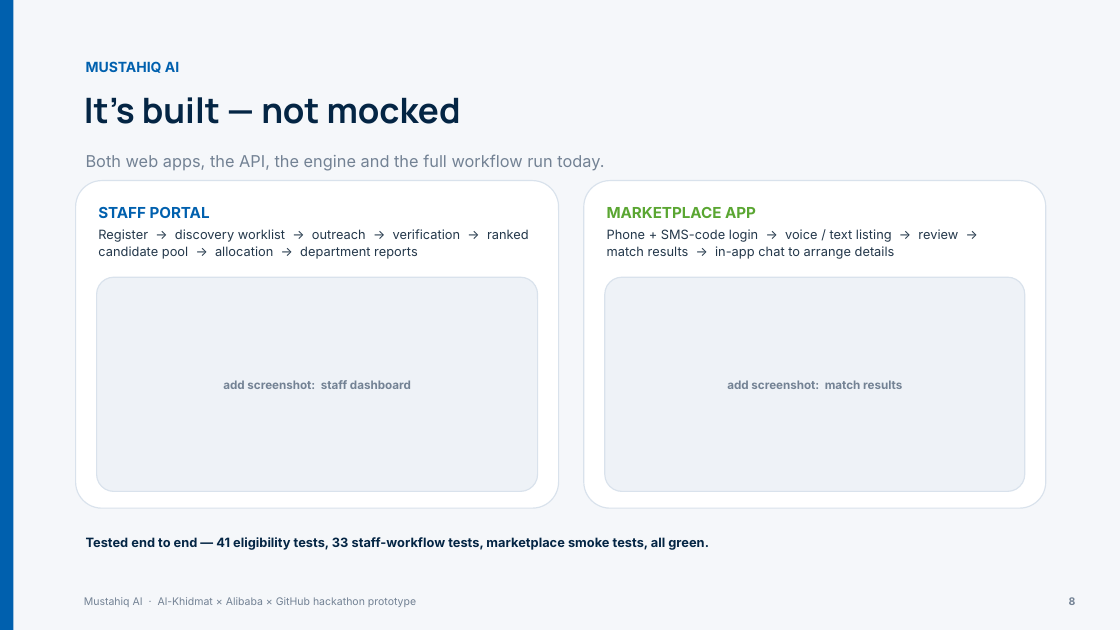
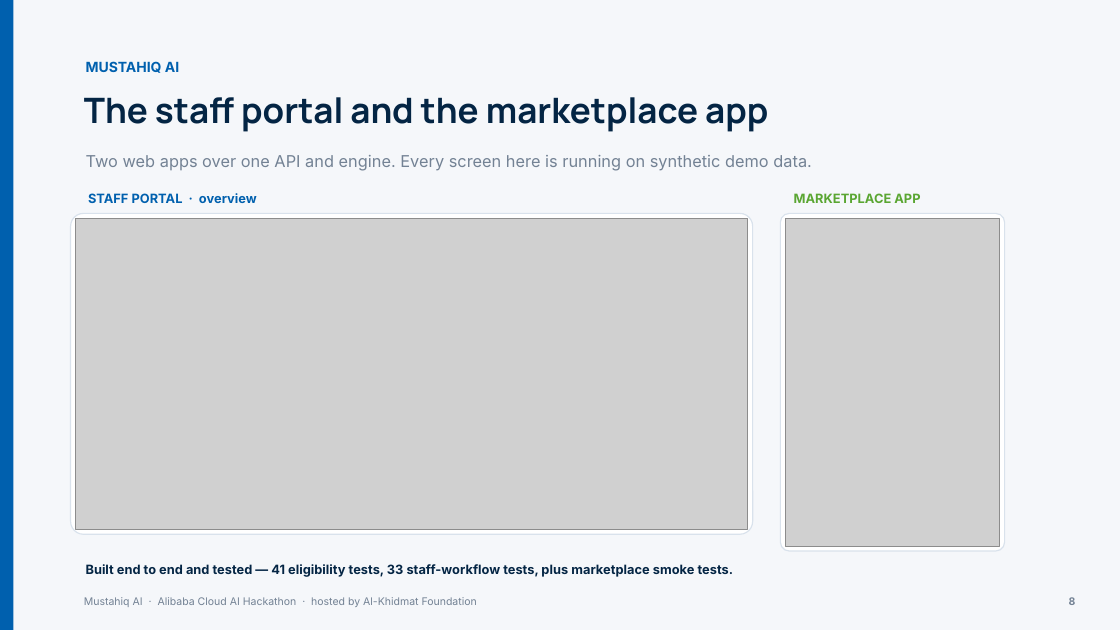
Before and after one commit to zobiahussain/mustahiq-ai, a slide deck: slide 8 of submission/Mustahiq_AI_Presentation.pptx. Drawn at 1120x630 pixels with LibreOffice and Linux fonts; fonts in the diff are those of the drawing; grey boxes stand for pictures. Boxes give left, top, right and bottom in pixels: in the first picture for what was removed or moved away, otherwise in the second. Text is boxed around its words. In the diff, an @@ line names an element or a change of style, - is before the commit and + after.

```diff
--- a/submission/Mustahiq_AI_Presentation.pptx
+++ b/submission/Mustahiq_AI_Presentation.pptx
@@ text at (84, 97, 768, 132): text changed @@
-It's built — not mocked
+The staff portal and the marketplace app
@@ text at (86, 155, 812, 171): text changed @@
-Both web apps, the API, the engine and the full workflow run today.
+Two web apps over one API and engine. Every screen here is running on synthetic demo data.
@@ rounded rectangle removed at (76, 181, 559, 508) @@
-STAFF PORTAL
-Register → discovery worklist → outreach → verification → ranked candidate pool → allocation → department reports
@@ text added at (88, 193, 257, 203), 11 pt, text #0060AE, bold @@
+STAFF PORTAL · overview
@@ rounded rectangle removed at (584, 181, 1046, 508) @@
-MARKETPLACE APP
-Phone + SMS-code login → voice / text listing → review → match results → in-app chat to arrange details
@@ text added at (794, 193, 920, 203), 11 pt, text #5AA632, bold @@
+MARKETPLACE APP
@@ rounded rectangle added at (71, 213, 753, 534), fill #FFFFFF, outline #D9E2EC 1 pt @@
@@ picture added at (76, 218, 748, 529) @@
@@ rounded rectangle added at (781, 213, 1005, 551), fill #FFFFFF, outline #D9E2EC 1 pt @@
@@ picture added at (786, 218, 1000, 546) @@
@@ rounded rectangle removed at (97, 277, 538, 492) @@
-add screenshot: staff dashboard
@@ rounded rectangle removed at (605, 277, 1025, 492) @@
-add screenshot: match results
@@ text at (86, 564, 734, 577): text changed @@
-Tested end to end — 41 eligibility tests, 33 staff-workflow tests, marketplace smoke tests, all green.
+Built end to end and tested — 41 eligibility tests, 33 staff-workflow tests, plus marketplace smoke tests.
@@ text at (84, 597, 477, 607): text changed @@
-Mustahiq AI · Al-Khidmat × Alibaba × GitHub hackathon prototype
+Mustahiq AI · Alibaba Cloud AI Hackathon · hosted by Al-Khidmat Foundation
```
Also in this commit, not shown: 9 other slides changed, 10 other files.
